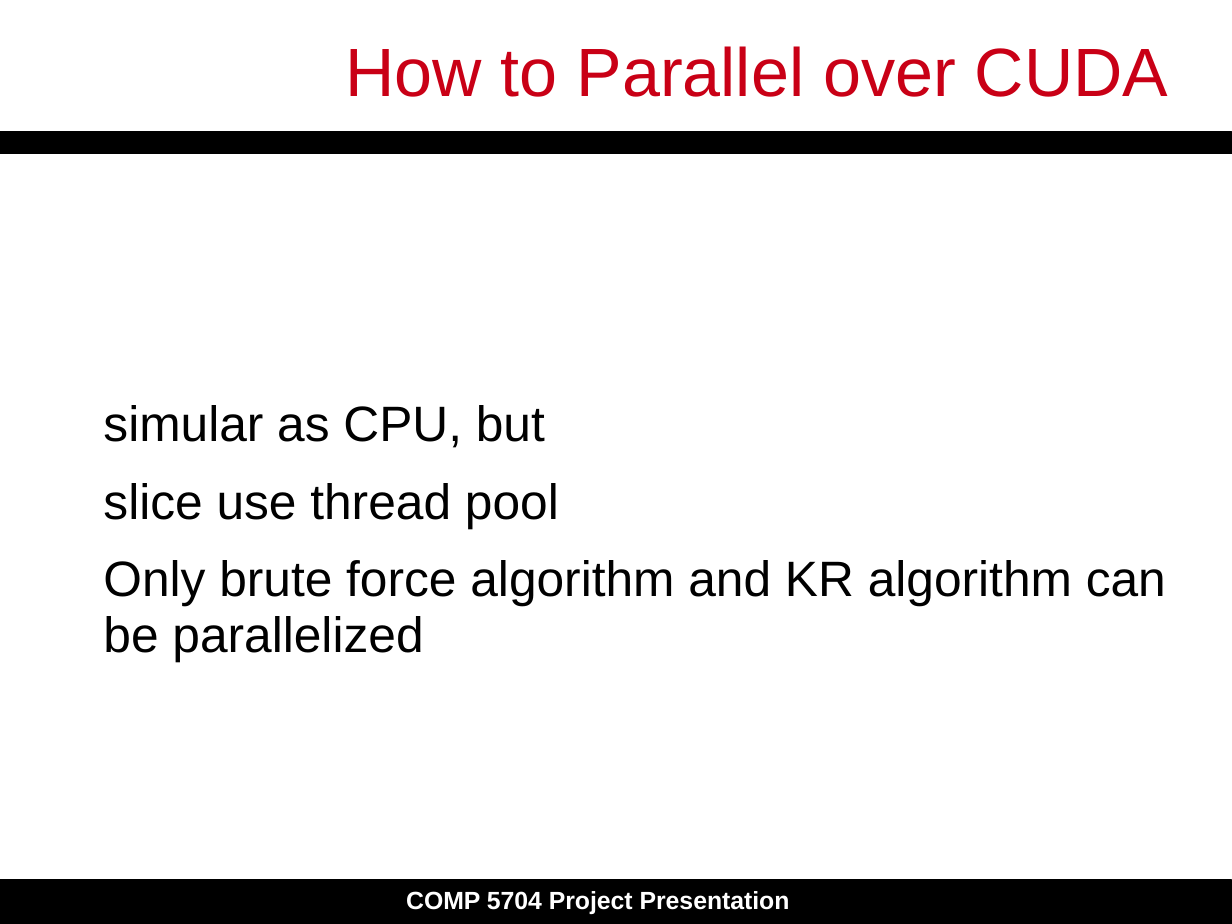
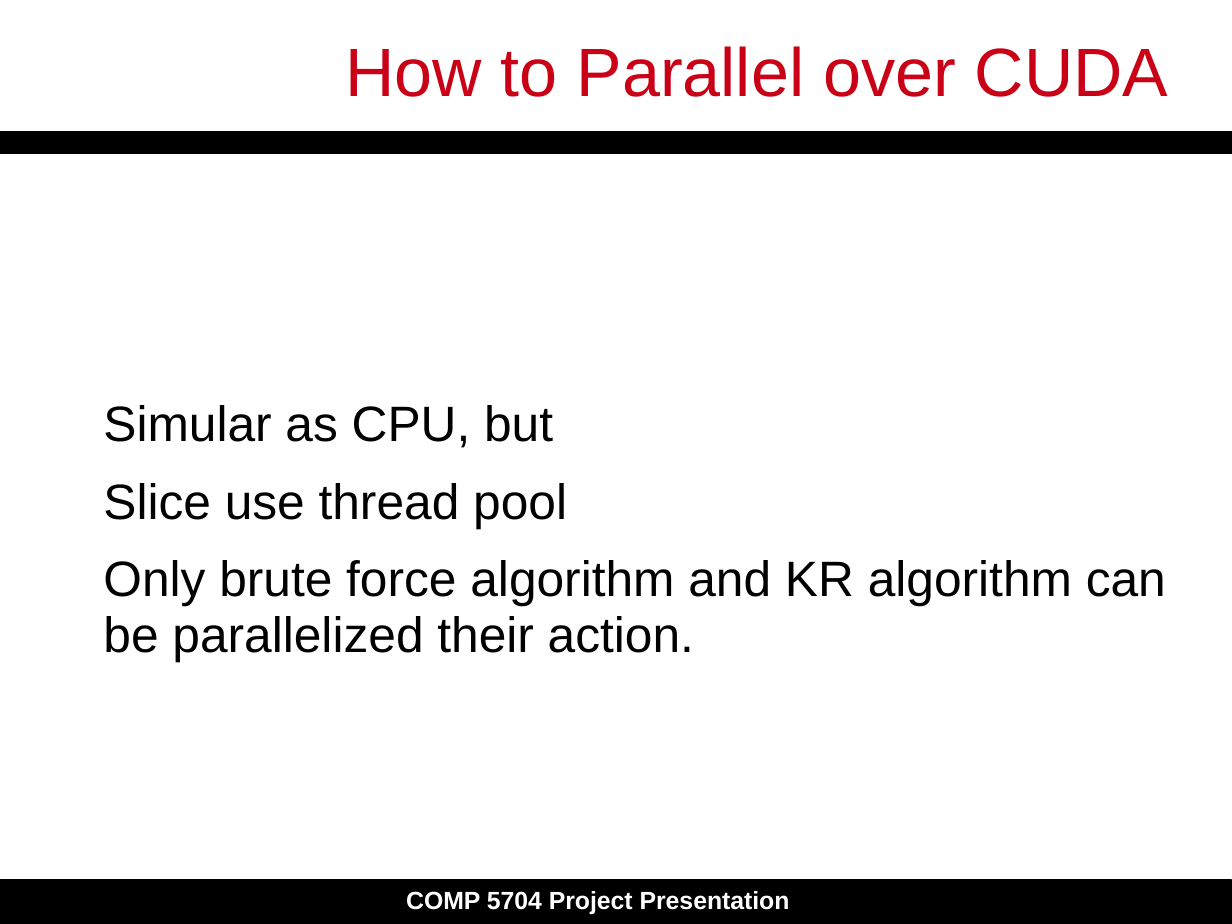
Before and after one commit to dengyull/COMP5704-project, a slide deck: slide 9 of Final_Presentation.pptx. Drawn at 1232x924 pixels with LibreOffice and Linux fonts; fonts in the diff are those of the drawing. Boxes give left, top, right and bottom in pixels: in the first picture for what was removed or moved away, otherwise in the second. Text is boxed around its words. In the diff, an @@ line names an element or a change of style, - is before the commit and + after.

```diff
--- a/Final_Presentation.pptx
+++ b/Final_Presentation.pptx
@@ text at (103, 405, 1166, 661): text changed @@
-simular as CPU, but
-slice use thread pool
-Only brute force algorithm and KR algorithm can be parallelized
+Simular as CPU, but
+Slice use thread pool
+Only brute force algorithm and KR algorithm can be parallelized their action.
```
Also in this commit, not shown: 8 other slides changed.
